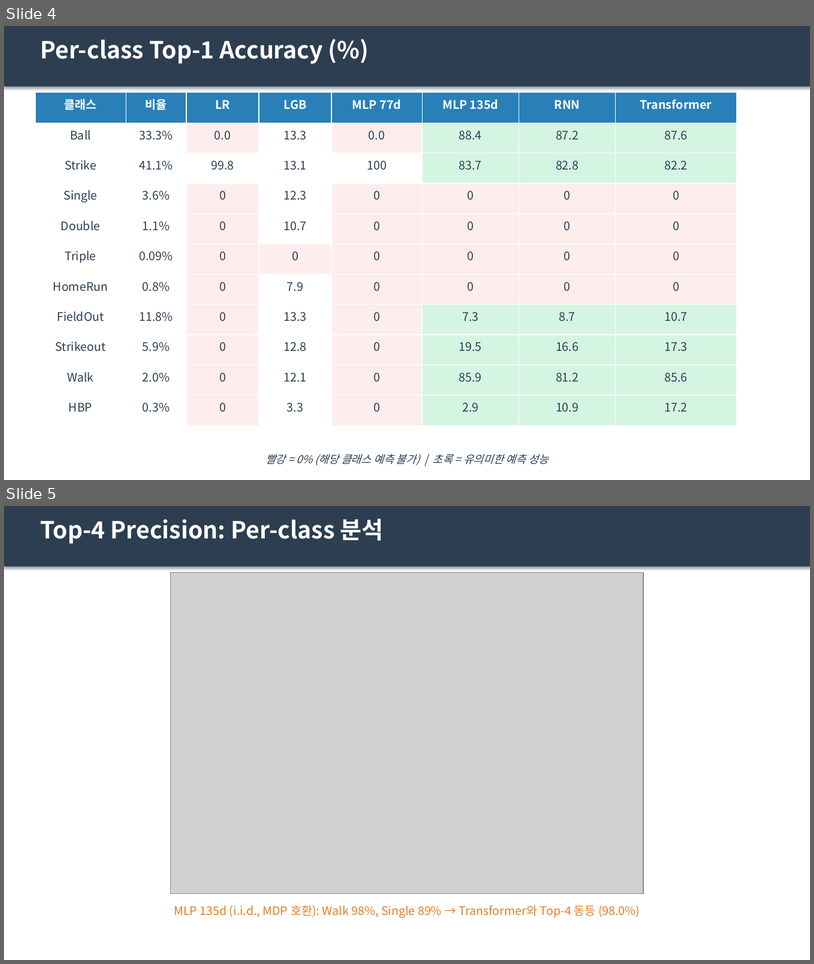
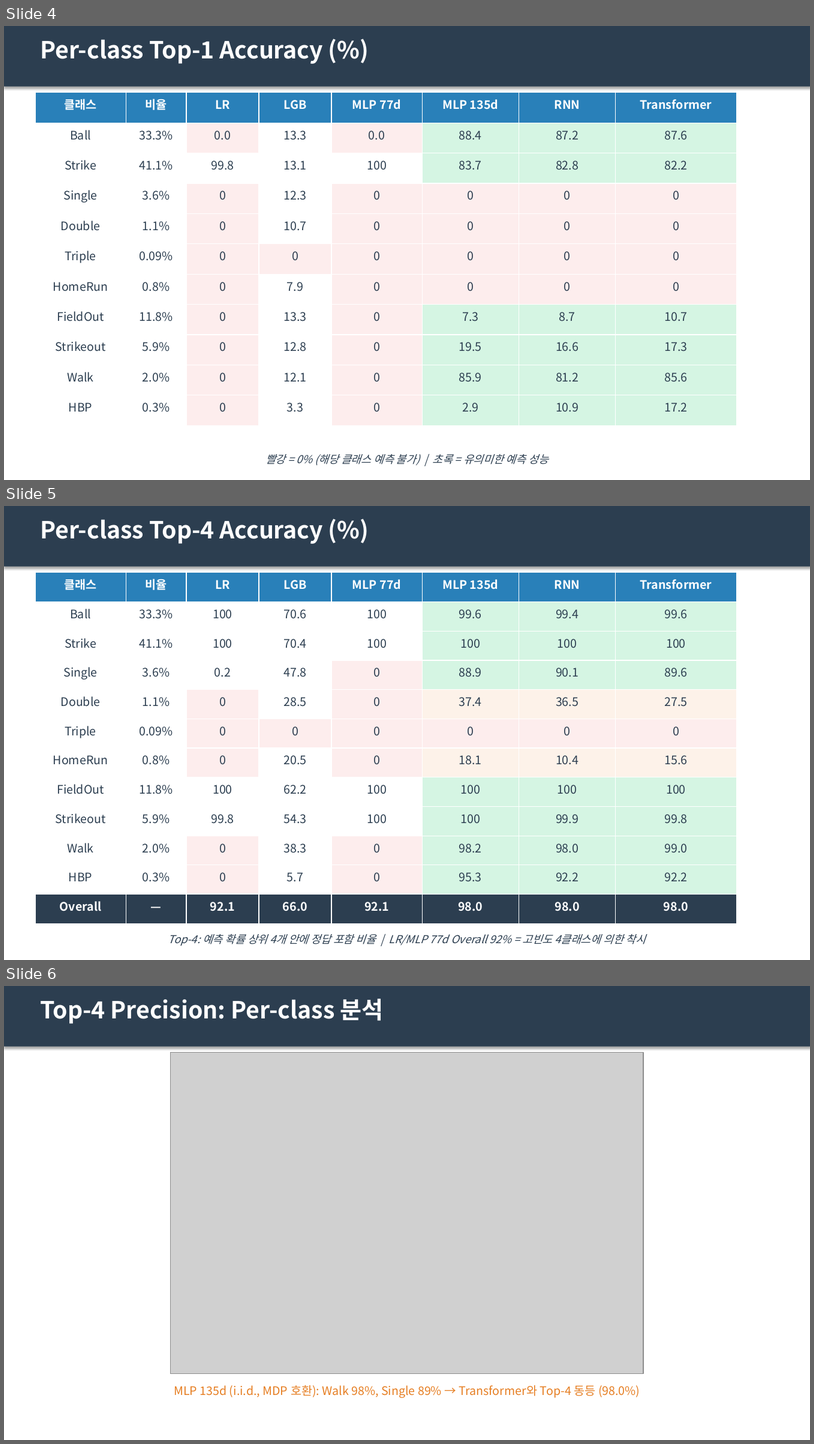
Before and after one commit to Pitcheezy/transition-models, a slide deck: outputs/presentations/10class_comparison.pptx. Shown one above the other, each under a label of ours: slides 4 and 5 before the commit, slides 4, 5 and 6 after it. The pictures are 814x964 and 814x1444 pixels, drawn with LibreOffice and Linux fonts; fonts in the diff are those of the drawing; grey boxes stand for pictures. Boxes give left, top, right and bottom in pixels: in the first picture for what was removed or moved away, otherwise in the second. Text is boxed around its words. In the diff, an @@ line names an element or a change of style, - is before the commit and + after.

```diff
--- a/outputs/presentations/10class_comparison.pptx
+++ b/outputs/presentations/10class_comparison.pptx
@@ slide 5 added at box(4, 506, 810, 960), background #FFFFFF @@
@@ rectangle added at box(4, 506, 810, 567), fill #2C3E50 @@
@@ text added at box(40, 519, 323, 544), 28 pt, text #FFFFFF, bold @@
+Per-class Top-4 Accuracy (%)
@@ table added at box(35, 573, 737, 924), 12 rows, 8 columns @@
+클래스 | 비율 | LR | LGB | MLP 77d | MLP 135d | RNN | Transformer
+Ball | 33.3% | 100 | 70.6 | 100 | 99.6 | 99.4 | 99.6
+Strike | 41.1% | 100 | 70.4 | 100 | 100 | 100 | 100
+Single | 3.6% | 0.2 | 47.8 | 0 | 88.9 | 90.1 | 89.6
+Double | 1.1% | 0 | 28.5 | 0 | 37.4 | 36.5 | 27.5
+Triple | 0.09% | 0 | 0 | 0 | 0 | 0 | 0
+HomeRun | 0.8% | 0 | 20.5 | 0 | 18.1 | 10.4 | 15.6
+FieldOut | 11.8% | 100 | 62.2 | 100 | 100 | 100 | 100
+Strikeout | 5.9% | 99.8 | 54.3 | 100 | 100 | 99.9 | 99.8
+Walk | 2.0% | 0 | 38.3 | 0 | 98.2 | 98.0 | 99.0
+HBP | 0.3% | 0 | 5.7 | 0 | 95.3 | 92.2 | 92.2
+Overall | — | 92.1 | 66.0 | 92.1 | 98.0 | 98.0 | 98.0
@@ text added at box(168, 934, 646, 945), 13 pt, text #2C3E50, italic @@
+Top-4: 예측 확률 상위 4개 안에 정답 포함 비율 | LR/MLP 77d Overall 92% = 고빈도 4클래스에 의한 착시
@@ what was slide 5 is now slide 6 @@
```
Also in this commit, not shown: 1 other file.
